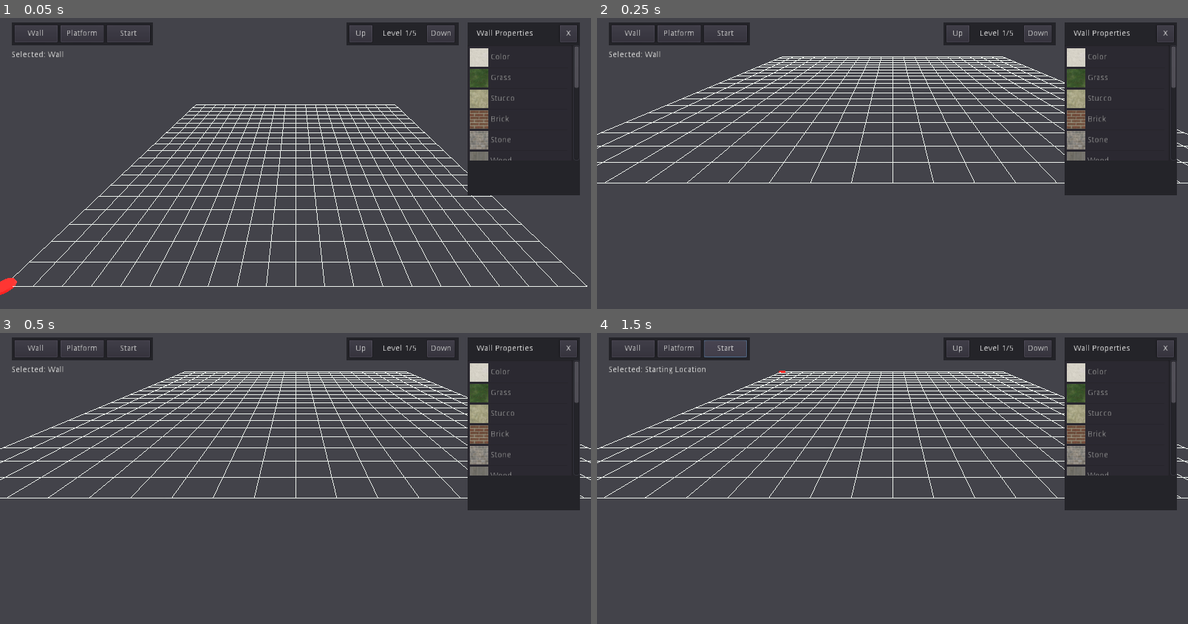
Above: before the commit, frames 1-4 (two rows, left to right).
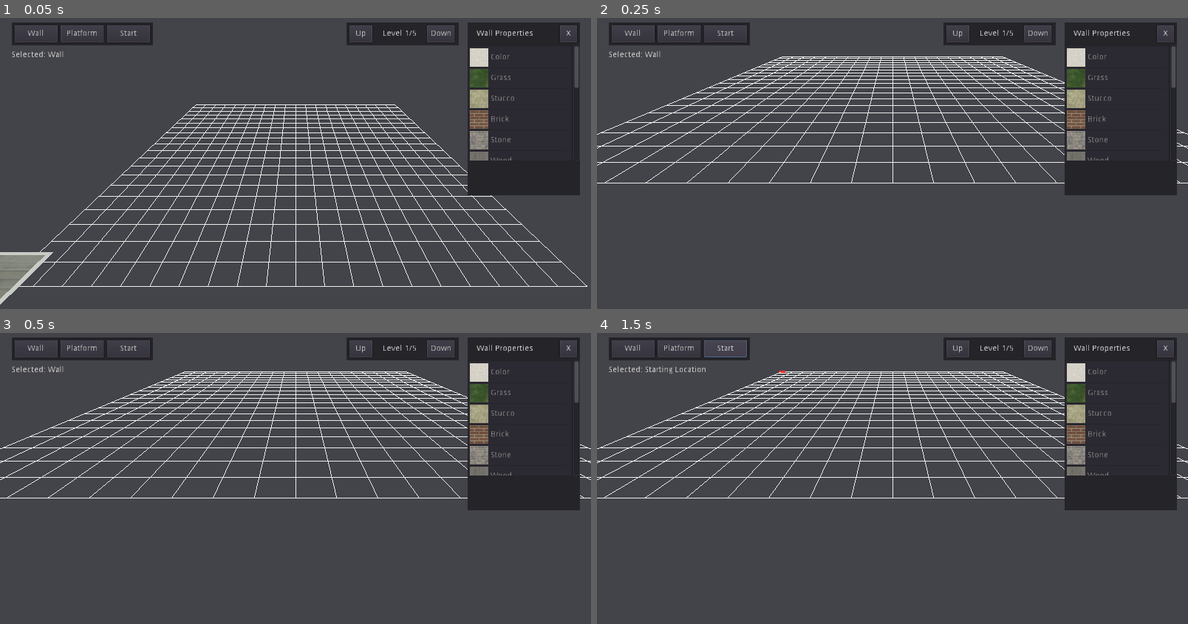
Above: after the commit, the same moments.

Repository: Ruixel/YACY
Game: Godot game, scene res://Scenes/Editor.tscn
Same seed, same stepped clock (60 frames per second), same inputs: the game is played once before the commit and once after it.
Inputs:
- Up to frame 1 (0.05 s): no input
- Up to frame 2 (0.25 s): no input
- Up to frame 3 (0.5 s): no input
- Up to frame 4 (1.5 s): click "Start" at 0.5 s; click "Start" at 1.25 s

The runs differ from the first frame. In frame 1, 0.8% of the frame differs, in the area x 0-9%, y 80-99%; in frame 2, nothing differs; in frame 3, nothing differs; in frame 4, nothing differs.

Commit message:
New objects are stored, classes for wall and platforms

Diff:
--- a/Scenes/Editor.tscn
+++ b/Scenes/Editor.tscn
@@ -7,6 +7,7 @@
 [ext_resource path="res://scripts/3DCursor.gd" type="Script" id=5]
 [ext_resource path="res://scripts/Grid.gd" type="Script" id=6]
 [ext_resource path="res://Entities/Editor/EditorGUI.tscn" type="PackedScene" id=7]
+[ext_resource path="res://res/txrs/wood256.jpg" type="Texture" id=8]
 
 [sub_resource type="ProceduralSky" id=1]
 sky_top_color = Color( 0.788235, 0.858824, 0.898039, 1 )
@@ -41,6 +42,38 @@
 emission_energy = 1.0
 emission_operator = 0
 emission_on_uv2 = false
+
+[sub_resource type="SpatialMaterial" id=5]
+albedo_texture = ExtResource( 8 )
+
+[sub_resource type="PlaneMesh" id=6]
+material = SubResource( 5 )
+
+[sub_resource type="ArrayMesh" id=7]
+surfaces/0 = {
+"aabb": AABB( -1, 0.02, -1, 2.00001, 1.00005e-05, 2.00001 ),
+"array_data": PoolByteArray( 0, 0, 128, 63, 10, 215, 163, 60, 0, 0, 128, 63, 0, 127, 0, 0, 127, 0, 0, 127, 0, 60, 0, 60, 0, 0, 128, 191, 10, 215, 163, 60, 0, 0, 128, 63, 0, 127, 0, 0, 127, 0, 0, 127, 0, 0, 0, 60, 0, 0, 128, 63, 10, 215, 163, 60, 0, 0, 128, 191, 0, 127, 0, 0, 127, 0, 0, 127, 0, 60, 0, 0, 0, 0, 128, 191, 10, 215, 163, 60, 0, 0, 128, 191, 0, 127, 0, 0, 127, 0, 0, 127, 0, 0, 0, 0 ),
+"array_index_data": PoolByteArray( 0, 0, 2, 0, 1, 0, 1, 0, 2, 0, 3, 0 ),
+"blend_shape_data": [  ],
+"format": 97559,
+"index_count": 6,
+"primitive": 4,
+"skeleton_aabb": [  ],
+"vertex_count": 4
+}
+
+[sub_resource type="ArrayMesh" id=8]
+surfaces/0 = {
+"aabb": AABB( -1, 0.02, -1, 2.00001, 1.00005e-05, 2.00001 ),
+"array_data": PoolByteArray( 0, 0, 128, 63, 10, 215, 163, 60, 0, 0, 128, 63, 0, 127, 0, 0, 127, 0, 0, 127, 0, 60, 0, 60, 0, 0, 128, 191, 10, 215, 163, 60, 0, 0, 128, 63, 0, 127, 0, 0, 127, 0, 0, 127, 0, 0, 0, 60, 0, 0, 128, 63, 10, 215, 163, 60, 0, 0, 128, 191, 0, 127, 0, 0, 127, 0, 0, 127, 0, 60, 0, 0, 0, 0, 128, 191, 10, 215, 163, 60, 0, 0, 128, 191, 0, 127, 0, 0, 127, 0, 0, 127, 0, 0, 0, 0 ),
+"array_index_data": PoolByteArray( 0, 0, 2, 0, 1, 0, 1, 0, 2, 0, 3, 0 ),
+"blend_shape_data": [  ],
+"format": 97559,
+"index_count": 6,
+"primitive": 4,
+"skeleton_aabb": [  ],
+"vertex_count": 4
+}
 
 [node name="Spatial" type="Spatial"]
 transform = Transform( 1, 0, 0, 0, 1, 0, 0, 0, 1, -0.00506687, 0.00805092, 0.000213623 )
@@ -88,3 +121,28 @@
 script = ExtResource( 6 )
 
 [node name="GUI" parent="." instance=ExtResource( 7 )]
+
+[node name="Spatial2" type="Spatial" parent="."]
+transform = Transform( -4.37114e-08, -1, 0, 1, -4.37114e-08, 0, 0, 0, 1, -0.0751307, 6.25, 0.598679 )
+
+[node name="MeshInstance3" type="MeshInstance" parent="Spatial2"]
+transform = Transform( -4.37114e-08, -1, 0, 1, -4.37114e-08, 0, 0, 0, 1, -3.34061, 1.92902, 2.34577 )
+mesh = SubResource( 6 )
+material/0 = null
+
+[node name="MeshInstance" type="MeshInstance" parent="Spatial2/MeshInstance3"]
+transform = Transform( 1.1, 0, 0, 0, 1, 0, 0, 0, 1.1, 0, 0, 0 )
+cast_shadow = 0
+mesh = SubResource( 7 )
+material/0 = null
+
+[node name="MeshInstance4" type="MeshInstance" parent="Spatial2"]
+transform = Transform( 1.19249e-08, 1, 0, -1, 1.19249e-08, 0, 0, 0, 1, -3.34061, 1.92902, 2.34577 )
+mesh = SubResource( 6 )
+material/0 = null
+
+[node name="MeshInstance" type="MeshInstance" parent="Spatial2/MeshInstance4"]
+transform = Transform( 1.1, 0, 0, 0, 1, 0, 0, 0, 1.1, 0, 0, 0 )
+cast_shadow = 0
+mesh = SubResource( 8 )
+material/0 = null
--- a/scripts/3DCursor.gd
+++ b/scripts/3DCursor.gd
@@ -6,10 +6,17 @@
 const Vector2i = preload('res://scripts/Vec2i.gd')
 
 # For handling different methods of placement
-enum CursorStates {
+enum CursorMode {
+	SELECT, MULTISELECT, CREATE, EDIT
+}
+
+# How the object interacts in the editor
+enum CursorType {
 	WALL, PLATFORM, OBJECT
 }
-var state = CursorStates.WALL
+
+var cMode = CursorMode.CREATE
+var cType = CursorType.WALL
 
 # Input
 # For detecting mouse movement
@@ -43,9 +50,15 @@
 	EditorGUI.get_node("ObjectList").connect("s_changeTool", self, "on_tool_change")
 	EditorGUI.get_node("MapLevel").connect("s_changeLevel", self, "on_level_change")
 
+# Create object
 func _process(delta: float) -> void:
 	motion_detected = false
 
+	_create_process(delta)
+
+	mouse_motion = Vector2()
+
+func _create_process(delta: float) -> void:
 	if mouse_motion != Vector2():
 		# Cast ray directly from camera
 		var ray_origin = camera.get_camera_transform().origin
@@ -62,30 +75,30 @@
 
 		motion_detected = true
 
-	match (state):
-		CursorStates.WALL:
-			_wall_process()
-		CursorStates.PLATFORM:
-			_plat_process()
+	match (cType):
+		CursorType.WALL:
+			_wall_create_process()
+		CursorType.PLATFORM:
+			_plat_create_process()
 
-	mouse_motion = Vector2()
-
-func _wall_process():
+func _wall_create_process():
 	if mouse_place_just_pressed:
 		placement_start.assign(grid_pos)
-		WorldAPI.selection_create()
+		WorldAPI.obj_create(grid_pos.cast_to_v2())
 		mouse_place_just_pressed = false
 
 	if mouse_place_pressed:
 		placement_end.assign(grid_pos)
 
 		if not placement_start.equals(placement_end):
-			WorldAPI.selection_buildWall(placement_start.cast_to_v2(), placement_end.cast_to_v2())
+			WorldAPI.property_end_vector(placement_end.cast_to_v2())
+			#emit_signal("s_changeEndVector", placement_end.cast_to_v2())
+			#WorldAPI.selection_buildWall(placement_start.cast_to_v2(), placement_end.cast_to_v2())
 
 	if mouse_place_released:
 		pass
 
-func _plat_process():
+func _plat_create_process():
 	if prototype == null:
 		var prototype_info = WorldAPI.get_prototype(WorldConstants.Tools.PLATFORM)
 		prototype          = prototype_info[0]
@@ -93,8 +106,8 @@
 		self.visible = false
 
 	if mouse_place_just_pressed:
-		WorldAPI.selection_create()
-		WorldAPI.selection_buildPlat(grid_pos.cast_to_v2())
+		WorldAPI.obj_create(grid_pos.cast_to_v2())
+		#WorldAPI.selection_buildPlat(grid_pos.cast_to_v2())
 
 		prototype_placements.clear()
 		prototype_placement_offset.x = grid_pos.x % prototype_size.x
@@ -105,8 +118,8 @@
 	if mouse_place_pressed:
 		if motion_detected:
 			if check_prototype_placements(grid_pos, prototype_size):
-				WorldAPI.selection_create()
-				WorldAPI.selection_buildPlat(grid_pos.cast_to_v2())
+				WorldAPI.obj_create(grid_pos.cast_to_v2())
+				#WorldAPI.selection_buildPlat(grid_pos.cast_to_v2())
 				add_prototype_placements(grid_pos, prototype_size)
 	else:
 		# Show prototype
@@ -144,10 +157,10 @@
 
 	match (type):
 		WorldConstants.Tools.WALL:
-			state = CursorStates.WALL
+			cType = CursorType.WALL
 			self.visible = true
 		WorldConstants.Tools.PLATFORM:
-			state = CursorStates.PLATFORM
+			cType = CursorType.PLATFORM
 
 func on_level_change(level) -> void:
 	destroy_prototype()
--- a/scripts/GameWorld/PlatformGen.gd
+++ b/scripts/GameWorld/PlatformGen.gd
@@ -39,7 +39,7 @@
 	for idx in quad_indices:
 		surface_tool.add_index(sIndex + idx)
 
-func buildPlatform(pos : Vector2, level : int, meshRef : MeshInstance, is_prototype : bool) -> void:
+func buildPlatform(pos : Vector2, level : int, is_prototype : bool) -> Mesh:
 	var surface_tool = SurfaceTool.new()
 	surface_tool.begin(Mesh.PRIMITIVE_TRIANGLES)
 
@@ -64,4 +64,4 @@
 	else:
 		surface_tool.set_material(grass_mat)
 
-	meshRef.mesh = surface_tool.commit()
+	return surface_tool.commit()
--- a/scripts/GameWorld/WallGen.gd
+++ b/scripts/GameWorld/WallGen.gd
@@ -53,7 +53,7 @@
 	for idx in quad_indices:
 		surface_tool.add_index(sIndex + idx)
 
-func buildWall(start : Vector2, end : Vector2, level : int, meshRef : MeshInstance) -> void:
+func buildWall(start : Vector2, end : Vector2, level : int) -> Mesh:
 	var surface_tool = SurfaceTool.new()
 	surface_tool.begin(Mesh.PRIMITIVE_TRIANGLES)
 
@@ -73,8 +73,16 @@
 	_createWallQuadMesh(start, end, surface_tool, bVertices, 4)
 
 	surface_tool.set_material(aTexture_mat)
-	meshRef.mesh = surface_tool.commit()
+	return surface_tool.commit()
+
+
+func create_selection_mesh(meshRef : MeshInstance):
+	var o_mesh = meshRef.mesh.create_outline(0.05)
+
+	var s_mesh = MeshInstance.new()
+	#s_mesh.set_scale(Vector3(1, 1, 1.1))
+	s_mesh.mesh = o_mesh
+	meshRef.add_child(s_mesh)
 
 func on_texture_change(index : int):
-	print("lol")
 	tex = index
--- a/scripts/GameWorld/WorldInterfaceMock.gd
+++ b/scripts/GameWorld/WorldInterfaceMock.gd
@@ -1,10 +1,11 @@
 extends Spatial
 onready var EditorGUI = get_node("../GUI")
+onready var Cursor = get_node("../3DCursor")
 
 onready var wallGenerator = get_node("ObjGenFunc/Wall")
 onready var platGenerator = get_node("ObjGenFunc/Platform")
 
-var selection : Node # Selected object (To be modified)
+var selection # Selected object (To be modified)
 
 # WorldInterfaceMock, 2019
 # This is a mock of the world interface, in which GDScript can interact with the world
@@ -17,23 +18,86 @@
 # Signals
 
 # Vars
+var mode = WorldConstants.Tools.WALL
 var level : int = 1
+var objects : Array = []
 
-# Selection functions
-func selection_create():
-	selection = MeshInstance.new()
-	add_child(selection)
-	selection.set_owner(self)
+# Geometry
+class Wall:
+	var start : Vector2
+	var end : Vector2
+
+	var texture : int = 4
+	var level : int
+
+	var mesh : MeshInstance
+	var meshGenObj
+	func _init(meshGen):
+		mesh = MeshInstance.new()
+		meshGenObj = meshGen
+
+	func get_type():
+		return "wall"
+
+	func change_end_pos(pos : Vector2):
+		end = pos
+		_genMesh()
+
+	func _genMesh():
+		mesh.mesh = meshGenObj.buildWall(start, end, level)
+
+class Plat:
+	var pos : Vector2
+
+	var texture : int = 1
+	var level : int
+
+	var mesh : MeshInstance
+	var meshGenObj
+	func _init(meshGen):
+		mesh = MeshInstance.new()
+		meshGenObj = meshGen
+
+	func get_type():
+		return "wall"
+
+	func _genMesh():
+		mesh.mesh = meshGenObj.buildPlatform(pos, level, false)
+
+var default_wall : Wall
+
+# Object functions
+func obj_create(pos : Vector2):
+	if mode == WorldConstants.Tools.WALL:
+		var new_wall = Wall.new(wallGenerator)
+		objects.append(new_wall)
+		selection = new_wall
+
+		# Apply default properties
+		new_wall.start = pos
+		new_wall.level = level
+
+		# Apply
+		add_child(new_wall.mesh)
+		new_wall.mesh.set_owner(self)
+
+	elif mode == WorldConstants.Tools.PLATFORM:
+		var new_plat = Plat.new(platGenerator)
+		objects.append(new_plat)
+		selection = new_plat
+
+		# Apply default properties
+		new_plat.pos = pos
+		new_plat.level = level
+
+		# Apply
+		add_child(new_plat.mesh)
+		new_plat.mesh.set_owner(self)
+		new_plat._genMesh()
 
 func selection_delete():
 	selection.queue_free()
 	selection = null
-
-func selection_buildWall(start : Vector2, end : Vector2):
-	wallGenerator.buildWall(start, end, level, selection)
-
-func selection_buildPlat(pos : Vector2):
-	platGenerator.buildPlatform(pos, level, selection, false)
 
 # Prototype functions
 func get_prototype(type) -> Array:
@@ -47,7 +111,7 @@
 
 	match type:
 		WorldConstants.Tools.PLATFORM:
-			platGenerator.buildPlatform(Vector2(0,0), level, prototype, true)
+			prototype.mesh = platGenerator.buildPlatform(Vector2(0,0), level, true)
 			prototype_size = Vector2(2, 2)
 
 		# If it doesn't match anything then free and return nothing
@@ -60,6 +124,13 @@
 # Signals
 func _ready(): # Connect signals
 	EditorGUI.get_node("MapLevel").connect("s_changeLevel", self, "on_level_change")
+	EditorGUI.get_node("ObjectList").connect("s_changeTool", self, "on_tool_change")
+
+func on_tool_change(type) -> void:
+	mode = type
 
 func on_level_change(new_level):
 	level = new_level
+
+func property_end_vector(endVec : Vector2):
+	selection.change_end_pos(endVec)
Not shown: 1 places in Scenes/Editor.tscn that only renumber resources
